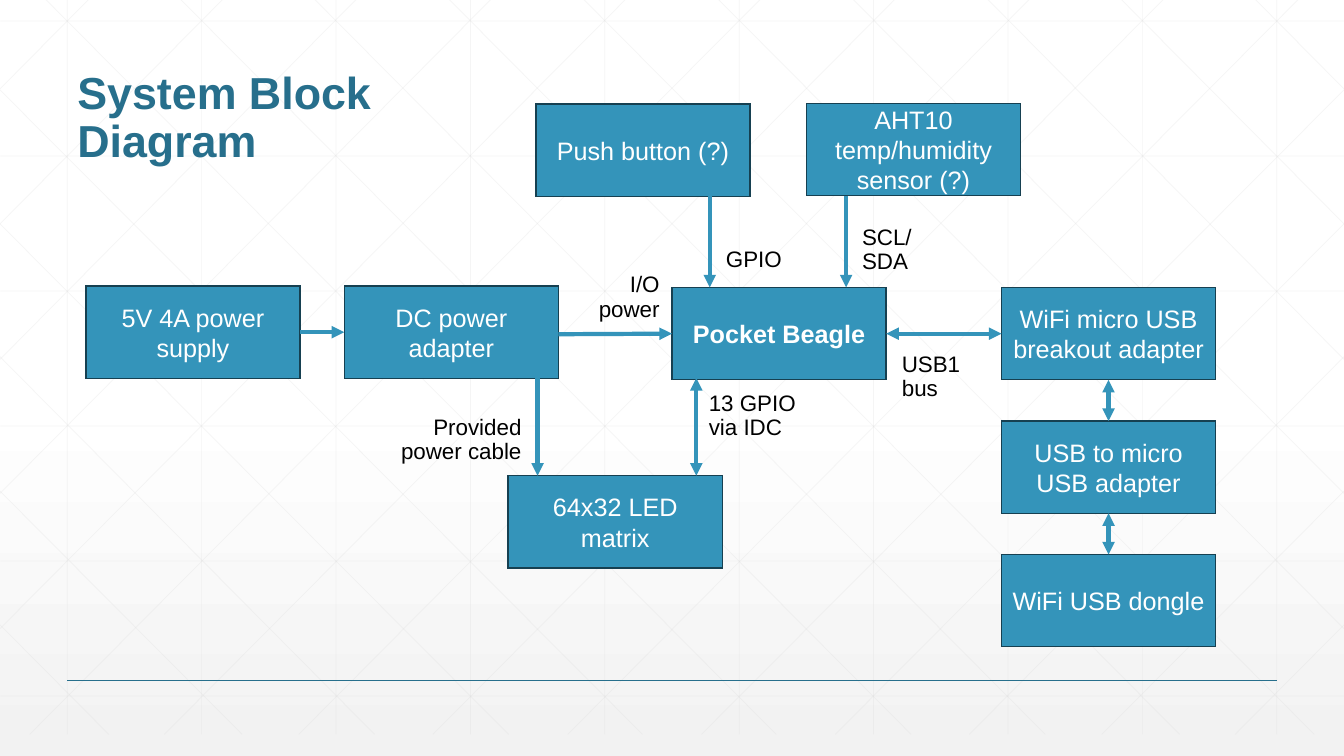
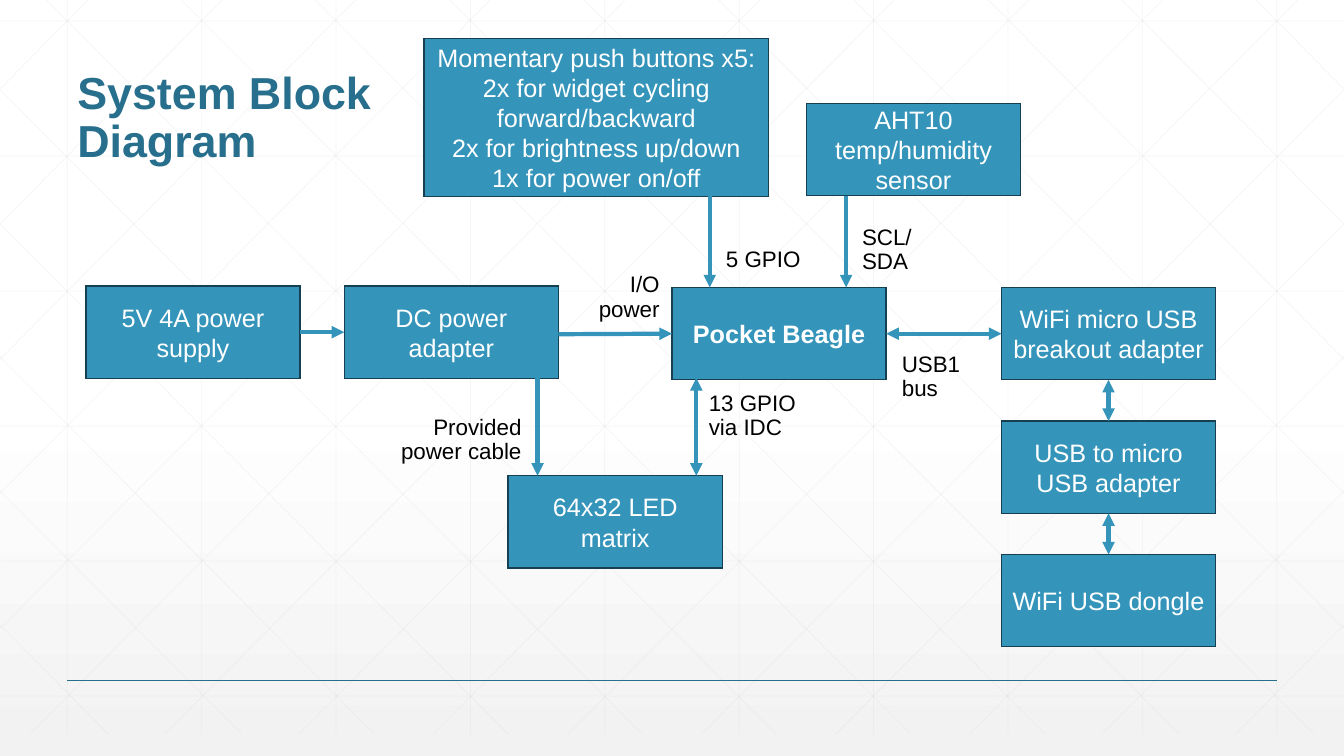
Before and after one commit to robertheeter/ENGI301, a slide deck: slide 3 of project_01/docs/Heeter_ENGI301_project_01_proposal.pptx. Drawn at 1344x756 pixels with LibreOffice and Linux fonts; fonts in the diff are those of the drawing. Boxes give left, top, right and bottom in pixels: in the first picture for what was removed or moved away, otherwise in the second. Text is boxed around its words. In the diff, an @@ line names an element or a change of style, - is before the commit and + after.

```diff
--- a/project_01/docs/Heeter_ENGI301_project_01_proposal.pptx
+++ b/project_01/docs/Heeter_ENGI301_project_01_proposal.pptx
@@ rectangle "Momentary push buttons x5:": place and size @@
-rectangle "Momentary push buttons x5:" at [536, 104, 750, 197]
+rectangle "Momentary push buttons x5:" at [424, 38, 769, 197]
@@ text in rectangle at [437, 48, 755, 193]: text changed @@
-Push button (?)
+Momentary push buttons x5:
+2x for widget cycling forward/backward
+2x for brightness up/down
+1x for power on/off
@@ text in rectangle at [835, 111, 992, 190]: text changed @@
-AHT10 temp/humidity sensor (?)
+AHT10 temp/humidity sensor
@@ text at [726, 251, 801, 268]: text changed @@
-GPIO
+5 GPIO
```
Also in this commit, not shown: 4 other slides changed, 2 other files.
